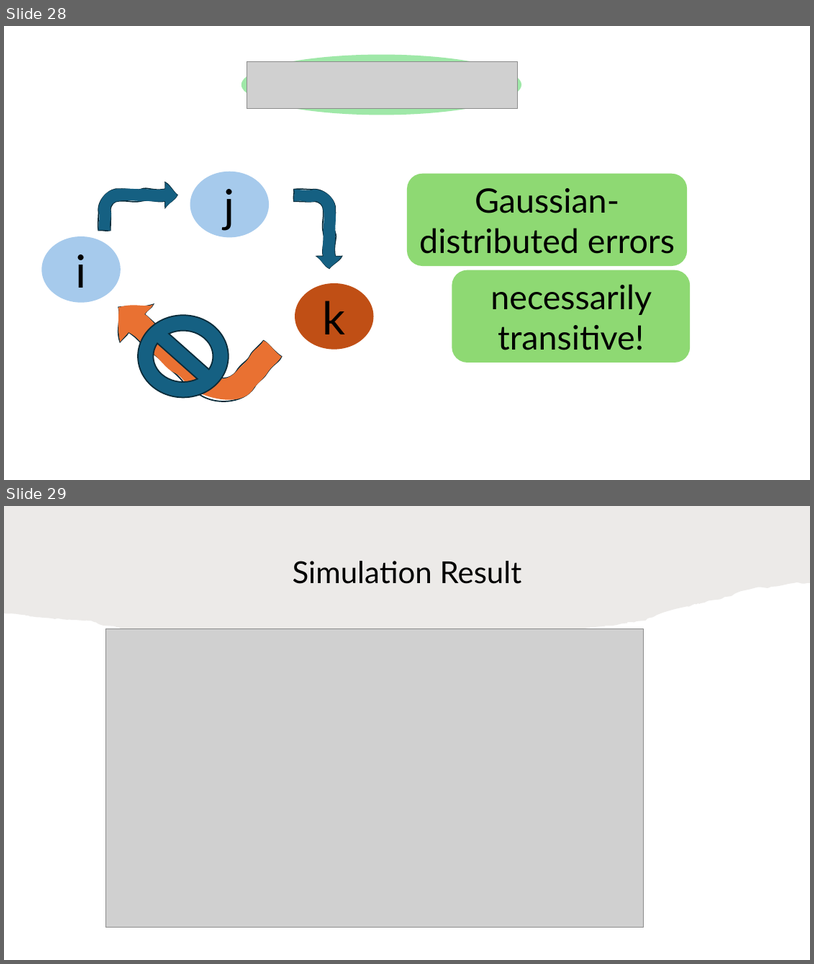
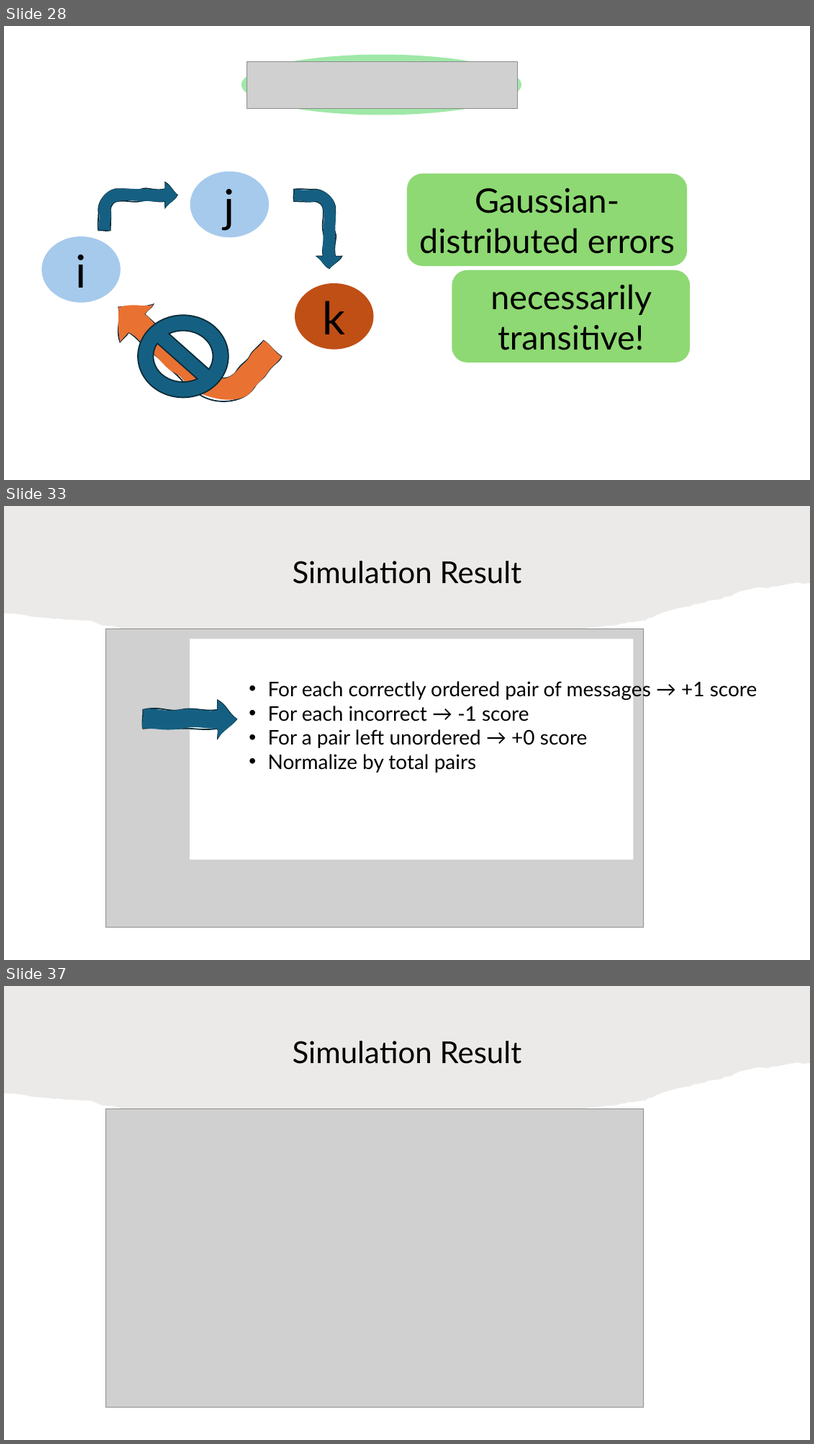
Before and after one commit to HaseebLUMS/Onyx-Presentation, a slide deck: tommy_hotnets_v2.pptx. Shown one above the other, each under a label of ours: slides 28 and 29 before the commit, slides 28, 33 and 37 after it; the slides between them are not shown. The pictures are 814x964 and 814x1444 pixels, drawn with LibreOffice and Linux fonts; fonts in the diff are those of the drawing; grey boxes stand for pictures. Boxes give left, top, right and bottom in pixels: in the first picture for what was removed or moved away, otherwise in the second. Text is boxed around its words. In the diff, an @@ line names an element or a change of style, - is before the commit and + after.

```diff
--- a/tommy_hotnets_v2.pptx
+++ b/tommy_hotnets_v2.pptx
@@ slide 33 added at (4, 506, 810, 960), background #FFFFFF @@
@@ freeform shape added at (4, 506, 810, 644), fill #82766A at 15% opacity @@
@@ title added at (293, 561, 522, 584), 36 pt, text #000000 @@
+Simulation Result
@@ picture added at (106, 629, 643, 927) @@
@@ rectangle added at (190, 638, 634, 860), fill #FFFFFF @@
@@ text added at (268, 679, 758, 772), 24 pt, text #000000 @@
+• For each correctly ordered pair of messages → +1 score
+• For each incorrect → -1 score
+• For a pair left unordered → +0 score
+• Normalize by total pairs
@@ freeform shape added at (143, 700, 237, 738), fill #156082, outline #092A39 1.5 pt @@
@@ what was slide 29 is now slide 37 @@
```
Also in this commit, not shown: 1 slide changed, 6 other slides added.
